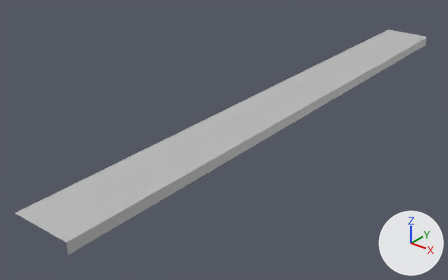
Renders of the FBX model Assets/Models/Table.fbx from each side of a commit.
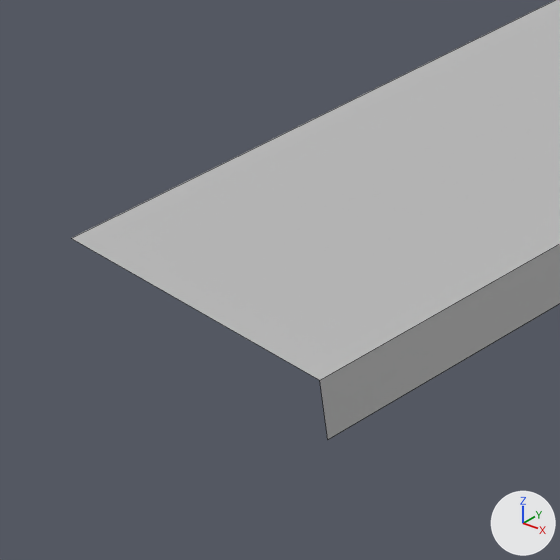
Each version appears first whole from a 50 mm lens placed at (0.0121, -0.1528, 0.1081), pointed at (-0.0831, -0.0338, 0.0343), and next in a close-up on the part from 0% to 26% of the width and 58% to 100% of the height. Every picture has the same lights, and +X, +Y and +Z are marked at lower right. The close-ups show mesh edges as thin lines. Where no turn or scale is listed for an object, it has been applied to the vertices.

Names of what the first close-up shows: 'Table'.
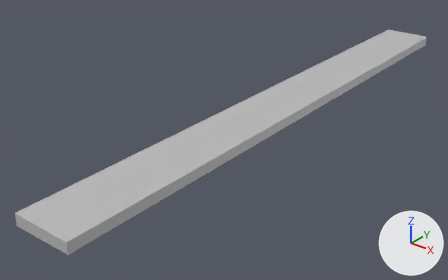
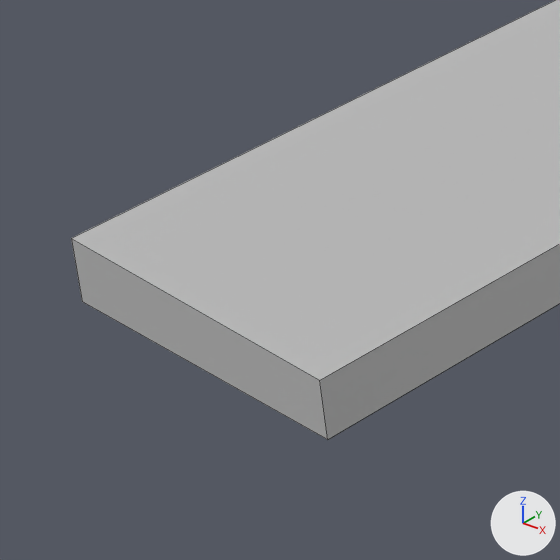
Where the newer file only moved an object's origin or applied its transform, the numbers keep the older frame.

Location of each change, (x1, y1, x2, y2) in pixels of the close-ups (560 x 560 px):
'Table', reshaped: before (72, 0, 560, 439); after (71, 0, 560, 440)
part 1 of me_mesh, added: after (71, 238, 328, 440)

Diff of the bpy script that builds the scene:
```diff
--- a/Assets/Models/Table.fbx.py
+++ b/Assets/Models/Table.fbx.py
@@ me_mesh @@
 me_mesh.from_pydata(...)  # 31 vertices, 19 faces; spans x -0.008..0.008, y -0.086..0.074, z -0.001..0.001
 # used by ob_table; location = (-0.07288, -0.01429, 0.04356)
 # verts and faces of me_mesh; kept vertices keep their numbers, new ones are numbered from 31
 # before: 0 (0.008, -0.086, -0.001) at pixel (327, 439), 1 (-0.008, -0.086, 0.001) at pixel (71, 238), 2 (0.008, -0.086, 0.001) at pixel (319, 380), 3 (-0.008, 0.074, 0.001), 4 (-0.008, 0.074, -0.001)
 # before: 14 (0.008, 0.072, -0.001), 15 (0.006, 0.074, -0.001), 16 (0.006, 0.074, -0.001), 17 (0.006, 0.074, -0.001), 18 (0.007, 0.074, -0.001)
 # before: 19 (0.007, 0.074, -0.001), 20 (0.007, 0.073, -0.001), 21 (0.007, 0.073, -0.001), 22 (0.008, 0.073, -0.001), 23 (-0.008, 0.072, 0.001)
 # before: 24 (-0.008, 0.073, 0.001), 25 (-0.008, 0.073, 0.001), 26 (-0.008, 0.073, 0.001), 27 (-0.008, 0.074, 0.001), 28 (-0.008, 0.074, 0.001)
 # before: 29 (-0.008, 0.074, 0.001), 30 (-0.008, 0.074, 0.001)
+# me_mesh part 1
+verts[31] = (-0.008, -0.086, -0.002)  # pixel (82, 301)
+faces += [(0, 2, 1, 31), (1, 23, 24, 25, 26, 27, 28, 29, 30, 3, 4, 31), (0, 31, 4, 15, 16, 17, 18, 19, 20, 21, 22, 14)]
 me_mesh.materials.append(mat_lambert1)
```
